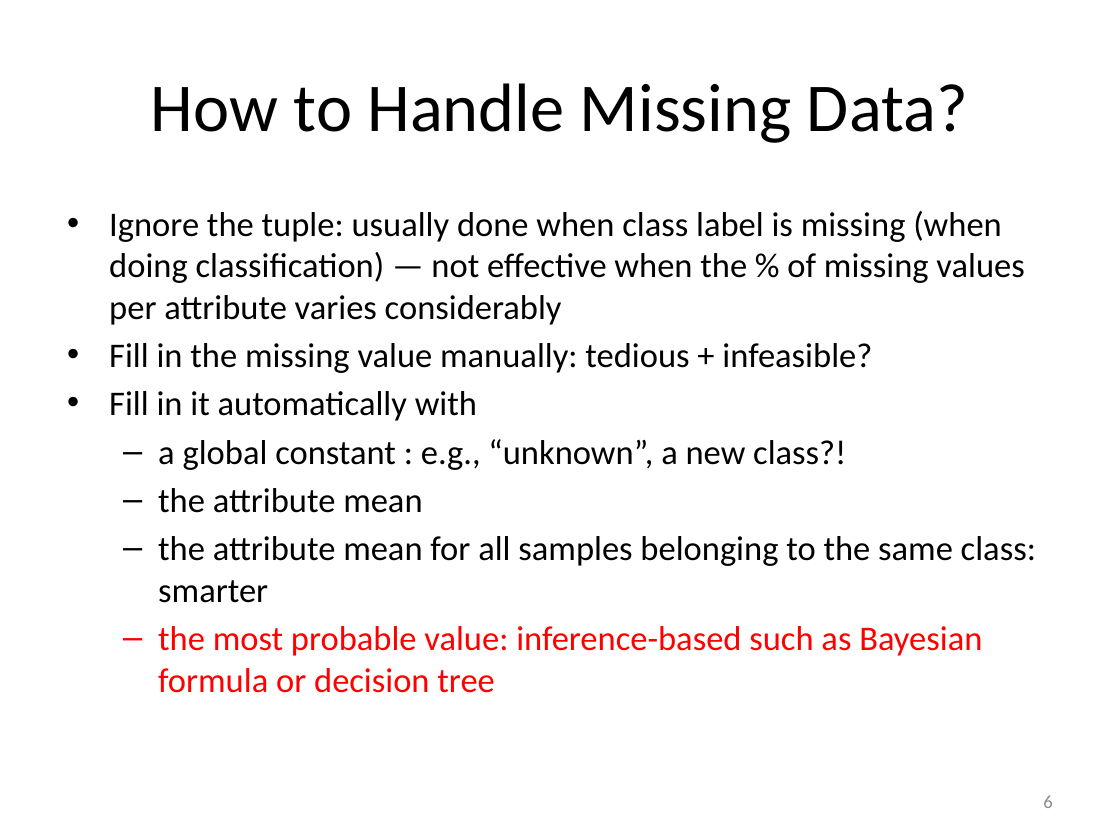
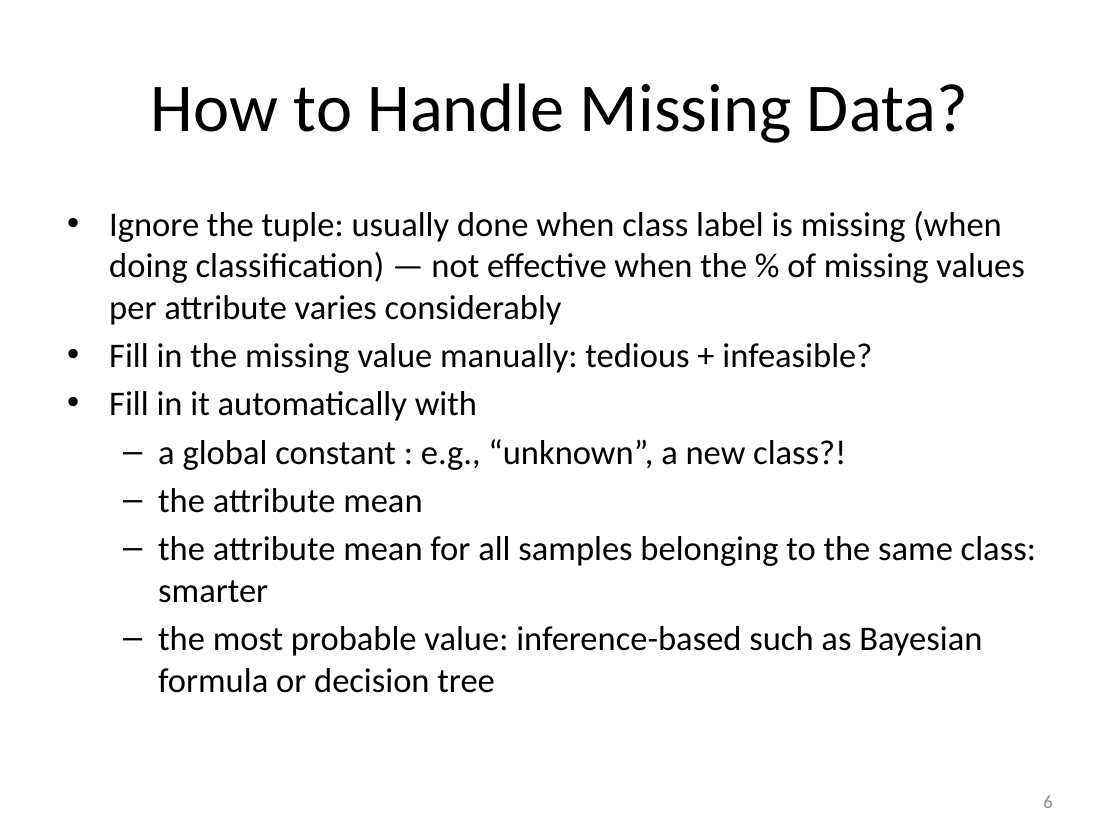
Before and after one commit to mjiang89/mjiang89.github.io, a slide deck: slide 6 of teaching/CS412Summer17-Chapter3.pptx. Drawn at 1120x840 pixels with LibreOffice and Linux fonts; fonts in the diff are those of the drawing. Boxes give left, top, right and bottom in pixels: in the first picture for what was removed or moved away, otherwise in the second. Text is boxed around its words. In the diff, an @@ line names an element or a change of style, - is before the commit and + after.

```diff
--- a/teaching/CS412Summer17-Chapter3.pptx
+++ b/teaching/CS412Summer17-Chapter3.pptx
@@ text at (x1=158, y1=626, x2=982, y2=693): text colour #FF0000 to #000000 in "the most probable value: inference-based such as ..." @@
```
Also in this commit, not shown: 8 other slides changed, 4 slides added, 2 other files.
